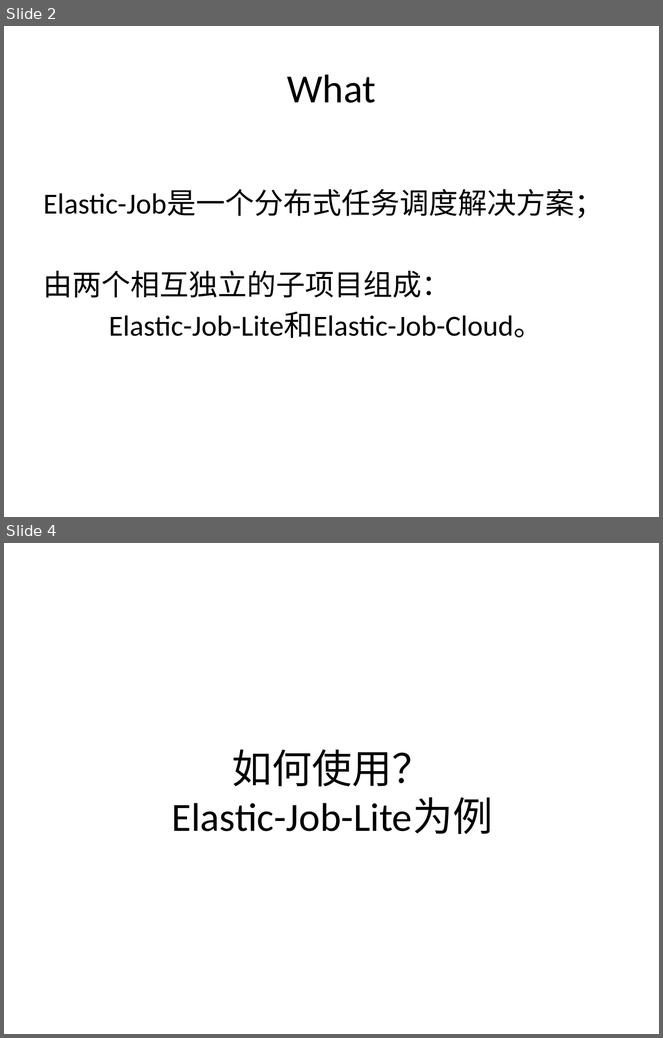
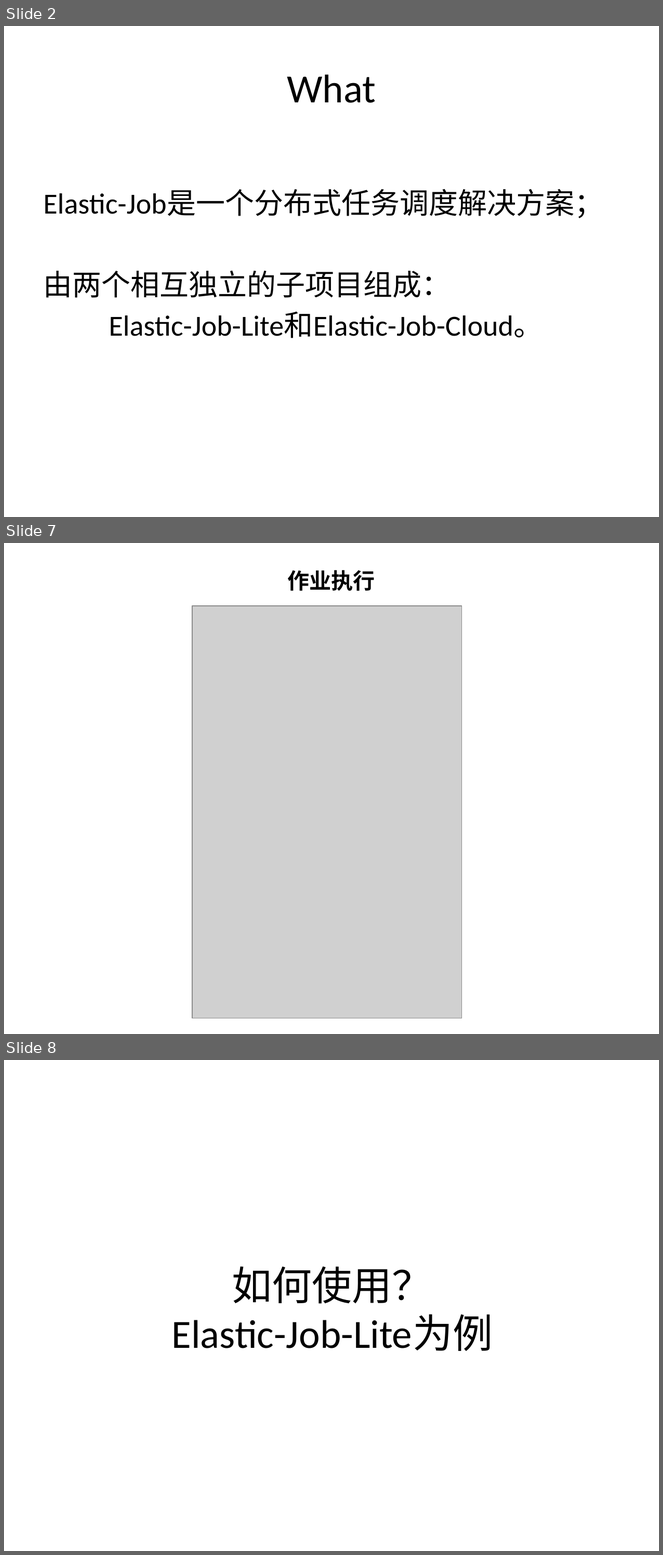
Before and after one commit to liuendy/practice, a slide deck: elastic-job-lite/elastic-job.pptx. Shown one above the other, each under a label of ours: slides 2 and 4 before the commit, slides 2, 7 and 8 after it; the slides between them are not shown. The pictures are 663x1038 and 663x1555 pixels, drawn with LibreOffice and Linux fonts; fonts in the diff are those of the drawing; grey boxes stand for pictures. Boxes give left, top, right and bottom in pixels: in the first picture for what was removed or moved away, otherwise in the second. Text is boxed around its words. In the diff, an @@ line names an element or a change of style, - is before the commit and + after.

```diff
--- a/elastic-job-lite/elastic-job.pptx
+++ b/elastic-job-lite/elastic-job.pptx
@@ slide 7 added at [4, 543, 659, 1034], background #FFFFFF @@
@@ title added at [288, 570, 375, 591], 24 pt, text #000000, bold @@
+作业执行
@@ picture added at [192, 606, 462, 1019] @@
@@ what was slide 4 is now slide 8 @@
```
Also in this commit, not shown: 1 slide changed, 5 other slides added, 7 other files.
